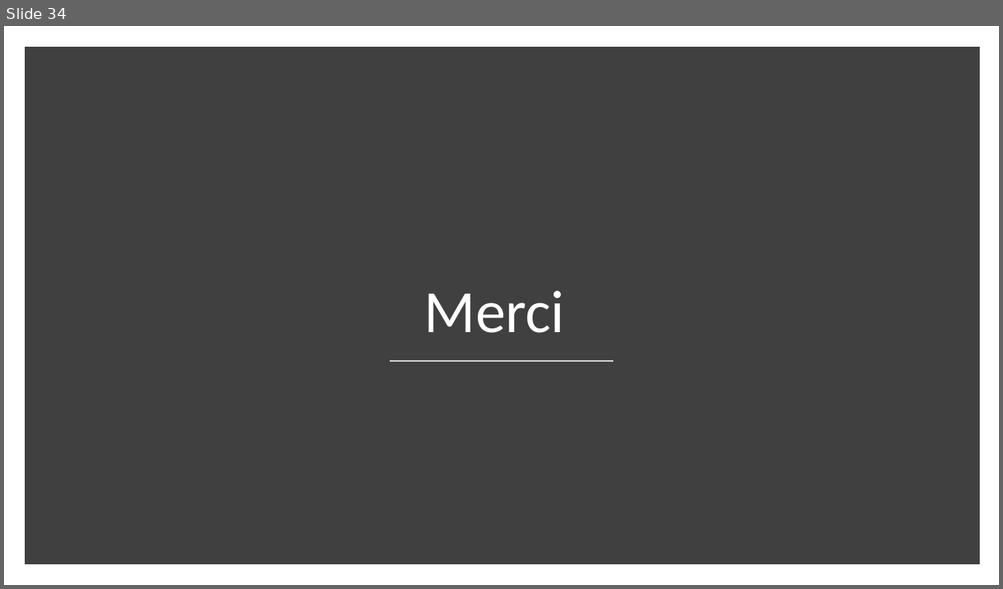
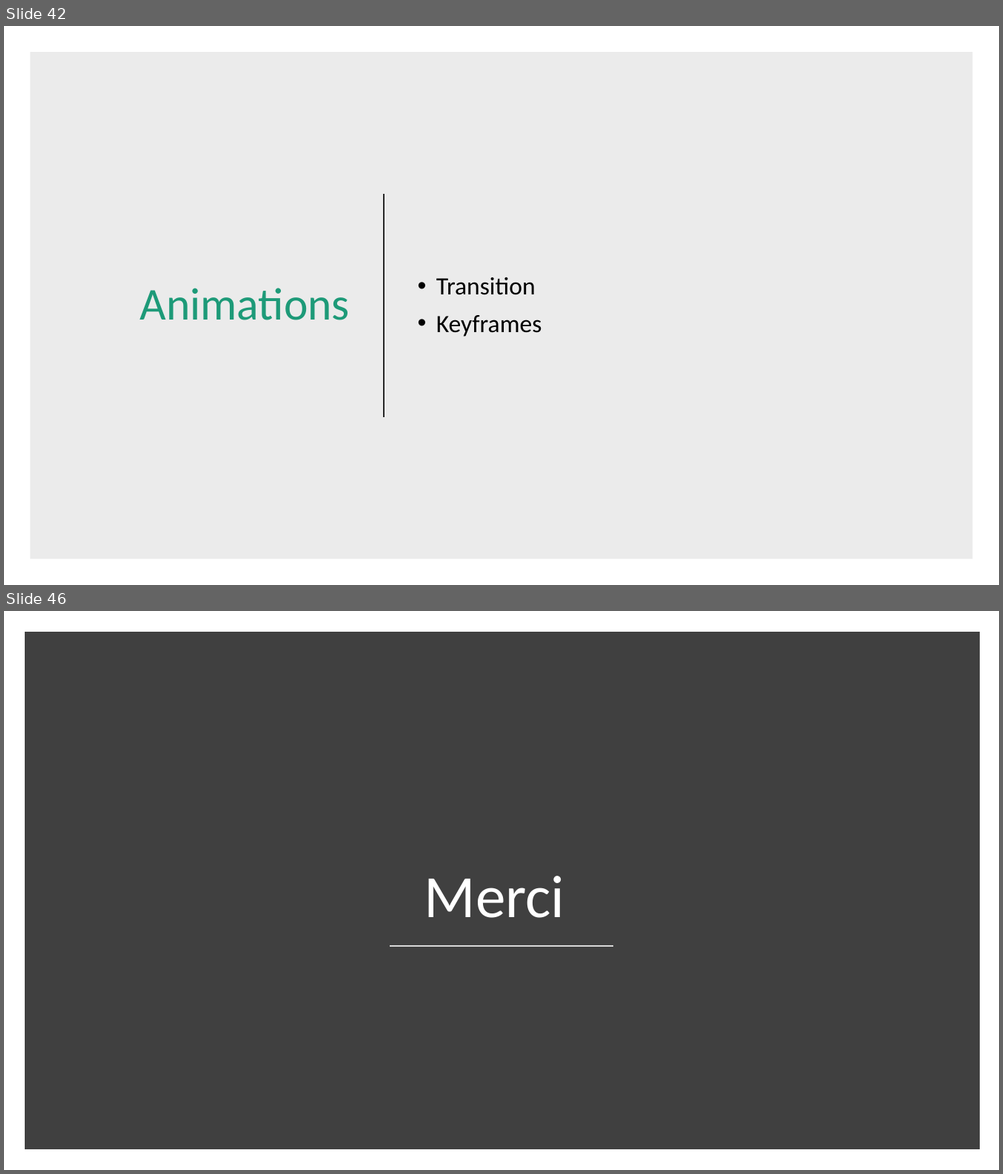
Before and after one commit to fragmatyc/SAAQ, a slide deck: CSS/1. Présentation/Cours CSS - v1.0.pptx. Shown one above the other, each under a label of ours: slide 34 before the commit, slides 42 and 46 after it; the slides between them are not shown. The pictures are 1003x589 and 1003x1174 pixels, drawn with LibreOffice and Linux fonts; fonts in the diff are those of the drawing. Boxes give left, top, right and bottom in pixels: in the first picture for what was removed or moved away, otherwise in the second. Text is boxed around its words. In the diff, an @@ line names an element or a change of style, - is before the commit and + after.

```diff
--- a/CSS/1. Présentation/Cours CSS - v1.0.pptx
+++ b/CSS/1. Présentation/Cours CSS - v1.0.pptx
@@ slide 42 added at [4,26,999,585], background #FFFFFF @@
@@ rectangle added at [30,52,973,560], fill #000000 at 8% opacity @@
@@ line added from (384, 194) to (384, 417), #262626 1.5 pt @@
@@ title added at [140,288,350,321], 44 pt, text #1D9A78 @@
+Animations
@@ text added at [436,277,542,337], 24 pt, text #000000 @@
+• Transition
+• Keyframes
@@ what was slide 34 is now slide 46 @@
```
Also in this commit, not shown: 4 slides changed, 15 other slides added, 4 slides removed, 6 other files.
